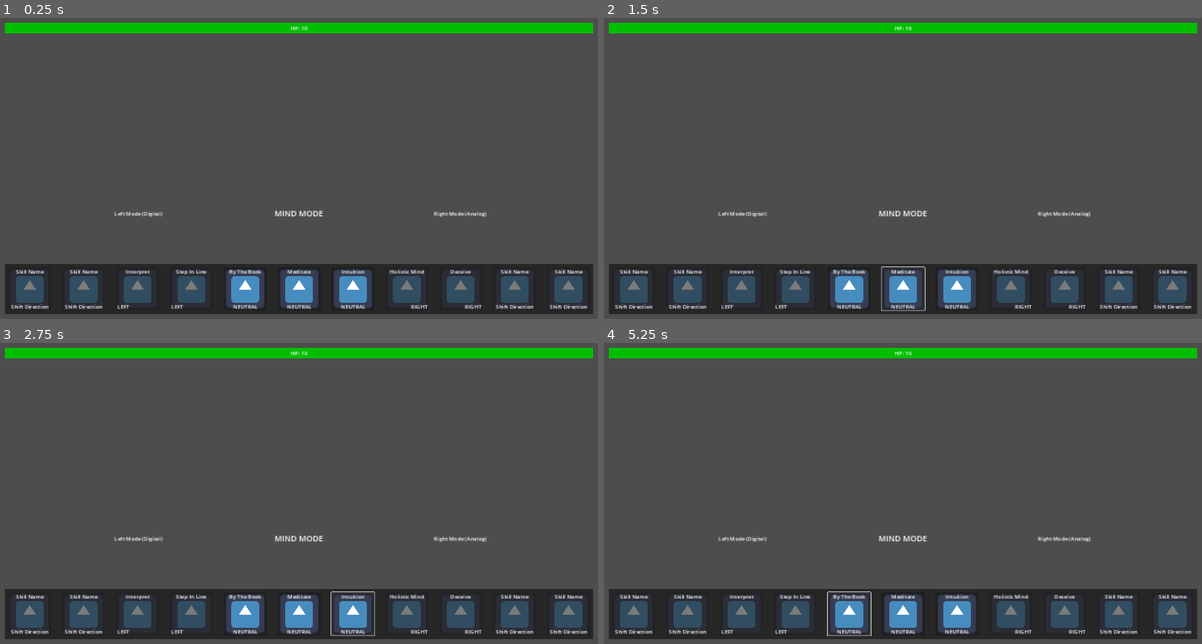
Above: before the commit, frames 1-4 (two rows, left to right).
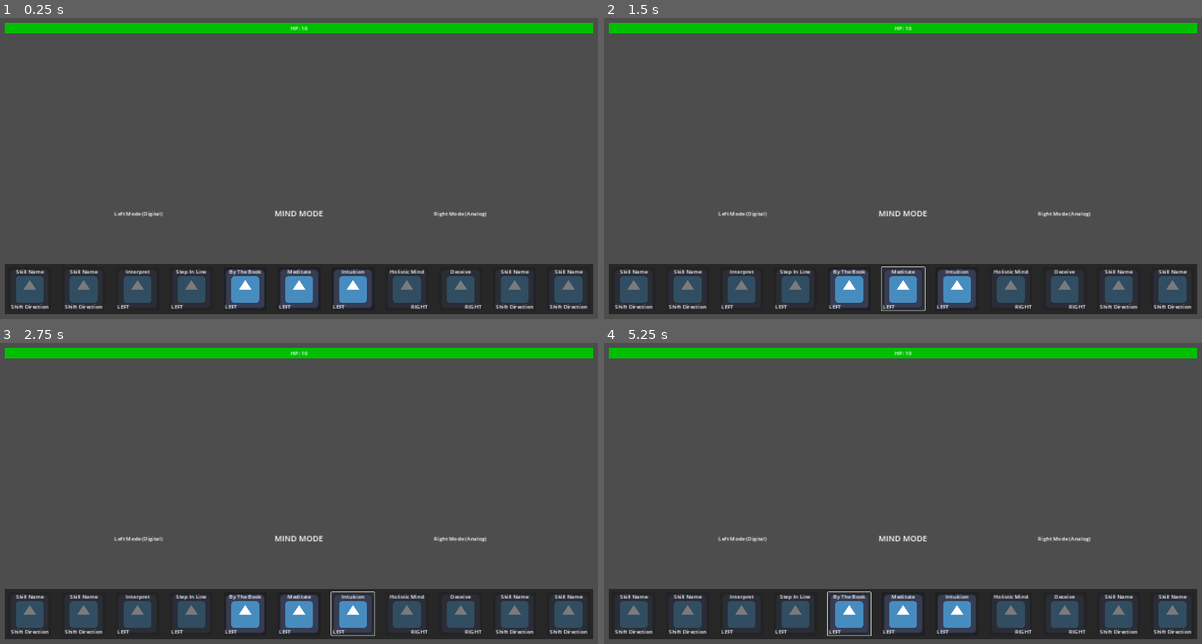
Above: after the commit, the same moments.

Repository: parallax-rat/Brainwave
Game: Godot game, scene res://Scenes/combat_test.tscn
Two runs of this game, one before a commit and one after it. Both use one fixed random seed, a clock stepped at 60 frames per second and the inputs below. The engine's default icon, where the game draws it, is replaced by a stand-in: a white triangle on a blue panel in a dark square.
Inputs:
- Up to frame 1 (0.25 s): no input
- Up to frame 2 (1.5 s): click "By The Book" at 0.5 s; click "Meditate" at 1.25 s
- Up to frame 3 (2.75 s): click "Intuition" at 2 s
- Up to frame 4 (5.25 s): click "By The Book" at 2.75 s; click "Meditate" at 3.5 s; click "Intuition" at 4.25 s; click "By The Book" at 5 s

The runs differ from the first frame. In frame 1, 0.2% of the frame differs, in the area x 37-62%, y 95-97%; in frame 2, 0.2%; in frame 3, 0.2%; in frame 4, 0.2%.

Commit message:
more changes

Diff:
--- a/Resources/Skills/Left/Interpret.tres
+++ b/Resources/Skills/Left/Interpret.tres
@@ -8,7 +8,8 @@
 description = ""
 bonus_effect = "For each skipped enemy turn, increase Logic Paradox's next damage dealt."
 skill_type = 0
-damage = 2
+step_value = 2
+damage = 2.0
 healing = 0
 multiplier = 1.0
 linked_skills = Array[ExtResource("1_cmohw")]([])
--- a/Resources/Skills/Left/Step in Line.tres
+++ b/Resources/Skills/Left/Step in Line.tres
@@ -8,8 +8,8 @@
 description = ""
 bonus_effect = "If enemy has a debuff, add +1 to its duration, and skip their turn."
 skill_type = 0
-shift_direction = 0
-damage = 1
+step_value = 0
+damage = 1.0
 healing = 0
-multiplier = 0.0
+multiplier = 1.0
 linked_skills = Array[ExtResource("1_iwqws")]([])
--- a/Resources/Skills/Neutral/By The Book.tres
+++ b/Resources/Skills/Neutral/By The Book.tres
@@ -7,8 +7,9 @@
 skill_name = "By The Book"
 description = "Utilize your left mode. Protects you from enemy debuffs for 1 turn."
 bonus_effect = "Reflect enemy debuffs back toward them for the next 2 turns."
-skill_type = 1
-damage = 1
+skill_type = 0
+step_value = 1
+damage = 1.0
 healing = 0
-multiplier = 0.0
+multiplier = 1.0
 linked_skills = Array[ExtResource("1_erigl")]([])
--- a/Resources/Skills/Neutral/Intuition.tres
+++ b/Resources/Skills/Neutral/Intuition.tres
@@ -7,8 +7,9 @@
 skill_name = "Intuition"
 description = "Utilize your right mode. Prevents the enemy from being buffed for 1 turn."
 bonus_effect = "Steal enemy buffs for the next 2 turns."
-skill_type = 1
-damage = 1
+skill_type = 0
+step_value = 1
+damage = 1.0
 healing = 0
-multiplier = 0.0
+multiplier = 1.0
 linked_skills = Array[ExtResource("1_qanyq")]([])
--- a/Resources/Skills/Neutral/Meditate.tres
+++ b/Resources/Skills/Neutral/Meditate.tres
@@ -7,9 +7,10 @@
 skill_name = "Meditate"
 description = "Balanced mind, balanced health. Slow the frequency of your brainwaves, restoring [h] health."
 bonus_effect = "Next Turn: Block all damage from the enemy, and heal for that amount instead."
-skill_type = 1
-shift_direction = 1
-damage = 0
+skill_type = 0
+step_value = 1
+step_direction = 0
+damage = 0.0
 healing = 1
-multiplier = 0.0
+multiplier = 1.0
 linked_skills = Array[ExtResource("1_shug4")]([])
--- a/Scenes/combat_test.tscn
+++ b/Scenes/combat_test.tscn
@@ -1,8 +1,8 @@
 [gd_scene load_steps=17 format=3 uid="uid://dgotg08v1neoe"]
 
 [ext_resource type="Script" path="res://Scripts/game.gd" id="1_4yies"]
-[ext_resource type="Script" path="res://Scripts/player.gd" id="1_xuo7j"]
 [ext_resource type="PackedScene" uid="uid://7f812eakfokw" path="res://Scenes/skill_button.tscn" id="2_2yfi3"]
+[ext_resource type="Script" path="res://Scripts/player_health_bar.gd" id="2_koa7l"]
 [ext_resource type="Resource" uid="uid://dhs5yjl57b5oe" path="res://Resources/Skills/Left/Interpret.tres" id="4_gojse"]
 [ext_resource type="Resource" uid="uid://b1rnhk2ui35hv" path="res://Resources/Skills/Neutral/By The Book.tres" id="4_syuua"]
 [ext_resource type="Resource" uid="uid://c4ydkggb4vvjt" path="res://Resources/Skills/Left/Step in Line.tres" id="4_tmc7s"]
@@ -35,12 +35,7 @@
 
 [node name="CombatTest" type="Node2D"]
 script = ExtResource("1_4yies")
-
-[node name="Player" type="Node" parent="." node_paths=PackedStringArray("healthBar")]
-script = ExtResource("1_xuo7j")
-health = 10
-healthBar = NodePath("../GUI/CenterContainer/PlayerHealthBar")
-brain_wave = 4
+health = 6
 
 [node name="GUI" type="Control" parent="."]
 layout_mode = 3
@@ -64,7 +59,7 @@
 grow_horizontal = 2
 grow_vertical = 2
 
-[node name="PlayerHealthBar" type="ProgressBar" parent="GUI/CenterContainer"]
+[node name="PlayerHealthBar" type="ProgressBar" parent="GUI/CenterContainer" node_paths=PackedStringArray("hp_display_val")]
 custom_minimum_size = Vector2(0, 32)
 layout_mode = 2
 theme_override_styles/background = SubResource("StyleBoxFlat_7mom1")
@@ -73,6 +68,8 @@
 step = 1.0
 value = 10.0
 show_percentage = false
+script = ExtResource("2_koa7l")
+hp_display_val = NodePath("HBoxContainer/HPVal")
 
 [node name="HBoxContainer" type="HBoxContainer" parent="GUI/CenterContainer/PlayerHealthBar"]
 layout_mode = 1
@@ -97,7 +94,7 @@
 horizontal_alignment = 1
 vertical_alignment = 1
 
-[node name="Label2" type="Label" parent="GUI/CenterContainer/PlayerHealthBar/HBoxContainer"]
+[node name="HPVal" type="Label" parent="GUI/CenterContainer/PlayerHealthBar/HBoxContainer"]
 layout_mode = 2
 size_flags_horizontal = 4
 text = "10"
@@ -198,126 +195,126 @@
 theme_override_constants/separation = 32
 alignment = 1
 
-[node name="LeftActionBar" type="HBoxContainer" parent="GUI/CenterContainer/VBoxContainer/PanelContainer/MarginContainer/HBoxContainer"]
+[node name="LeftActionBar" type="HBoxContainer" parent="GUI/CenterContainer/VBoxContainer/PanelContainer/MarginContainer/HBoxContainer" groups=["action_bars"]]
 layout_mode = 2
 size_flags_horizontal = 10
 theme_override_constants/separation = 32
 alignment = 1
 
-[node name="Left4" parent="GUI/CenterContainer/VBoxContainer/PanelContainer/MarginContainer/HBoxContainer/LeftActionBar" instance=ExtResource("2_2yfi3")]
-layout_mode = 2
-disabled = true
-
-[node name="Left3" parent="GUI/CenterContainer/VBoxContainer/PanelContainer/MarginContainer/HBoxContainer/LeftActionBar" instance=ExtResource("2_2yfi3")]
+[node name="LeftButton4" parent="GUI/CenterContainer/VBoxContainer/PanelContainer/MarginContainer/HBoxContainer/LeftActionBar" instance=ExtResource("2_2yfi3")]
+layout_mode = 2
+disabled = true
+
+[node name="LeftButton3" parent="GUI/CenterContainer/VBoxContainer/PanelContainer/MarginContainer/HBoxContainer/LeftActionBar" instance=ExtResource("2_2yfi3")]
 layout_mode = 2
 size_flags_horizontal = 10
-focus_neighbor_left = NodePath("../Interpret")
-focus_neighbor_right = NodePath("../Left4")
-focus_next = NodePath("../Left4")
-focus_previous = NodePath("../Interpret")
-disabled = true
-
-[node name="Interpret" parent="GUI/CenterContainer/VBoxContainer/PanelContainer/MarginContainer/HBoxContainer/LeftActionBar" instance=ExtResource("2_2yfi3")]
+focus_neighbor_left = NodePath("../LeftButton2")
+focus_neighbor_right = NodePath("../LeftButton4")
+focus_next = NodePath("../LeftButton4")
+focus_previous = NodePath("../LeftButton2")
+disabled = true
+
+[node name="LeftButton2" parent="GUI/CenterContainer/VBoxContainer/PanelContainer/MarginContainer/HBoxContainer/LeftActionBar" instance=ExtResource("2_2yfi3")]
 layout_mode = 2
 size_flags_horizontal = 10
-focus_neighbor_right = NodePath("../Left3")
-focus_next = NodePath("../Left3")
+focus_neighbor_right = NodePath("../LeftButton3")
+focus_next = NodePath("../LeftButton3")
 disabled = true
 skill = ExtResource("4_gojse")
 
-[node name="NeutralActionBar" type="HBoxContainer" parent="GUI/CenterContainer/VBoxContainer/PanelContainer/MarginContainer/HBoxContainer"]
+[node name="MiddleActionBar" type="HBoxContainer" parent="GUI/CenterContainer/VBoxContainer/PanelContainer/MarginContainer/HBoxContainer" groups=["action_bars"]]
 layout_mode = 2
 size_flags_horizontal = 6
 theme_override_constants/separation = 32
 alignment = 1
 
-[node name="Step In Line" parent="GUI/CenterContainer/VBoxContainer/PanelContainer/MarginContainer/HBoxContainer/NeutralActionBar" node_paths=PackedStringArray("enable_skill", "name_label", "shift_label") instance=ExtResource("2_2yfi3")]
-layout_mode = 2
-size_flags_horizontal = 1
-size_flags_vertical = 1
-focus_neighbor_right = NodePath("../Meditate")
-focus_next = NodePath("../Meditate")
+[node name="LeftButton1" parent="GUI/CenterContainer/VBoxContainer/PanelContainer/MarginContainer/HBoxContainer/MiddleActionBar" node_paths=PackedStringArray("enable_skill", "name_label", "shift_label") instance=ExtResource("2_2yfi3")]
+layout_mode = 2
+size_flags_horizontal = 1
+size_flags_vertical = 1
+focus_neighbor_right = NodePath("../NeutralButton2")
+focus_next = NodePath("../NeutralButton2")
 disabled = true
 skill = ExtResource("4_tmc7s")
-enable_skill = NodePath("../../LeftActionBar/Interpret")
-name_label = NodePath("../../LeftActionBar/Interpret/Name")
-shift_label = NodePath("../../LeftActionBar/Interpret/MarginContainer/ShiftDirectionLabel")
-
-[node name="By The Book" parent="GUI/CenterContainer/VBoxContainer/PanelContainer/MarginContainer/HBoxContainer/NeutralActionBar" node_paths=PackedStringArray("enable_skill", "disable_skill", "name_label", "shift_label") instance=ExtResource("2_2yfi3")]
-layout_mode = 2
-size_flags_horizontal = 1
-size_flags_vertical = 1
-focus_neighbor_right = NodePath("../Meditate")
-focus_next = NodePath("../Meditate")
+enable_skill = NodePath("../../LeftActionBar/LeftButton2")
+name_label = NodePath("../../LeftActionBar/LeftButton2/Name")
+shift_label = NodePath("../../LeftActionBar/LeftButton2/MarginContainer/ShiftDirectionLabel")
+
+[node name="NeutralButton1" parent="GUI/CenterContainer/VBoxContainer/PanelContainer/MarginContainer/HBoxContainer/MiddleActionBar" node_paths=PackedStringArray("enable_skill", "disable_skill", "name_label", "shift_label") instance=ExtResource("2_2yfi3")]
+layout_mode = 2
+size_flags_horizontal = 1
+size_flags_vertical = 1
+focus_neighbor_right = NodePath("../NeutralButton2")
+focus_next = NodePath("../NeutralButton2")
 skill = ExtResource("4_syuua")
-enable_skill = NodePath("../Step In Line")
-disable_skill = NodePath("../Intuition")
-name_label = NodePath("../../LeftActionBar/Interpret/Name")
-shift_label = NodePath("../../LeftActionBar/Interpret/MarginContainer/ShiftDirectionLabel")
-
-[node name="Meditate" parent="GUI/CenterContainer/VBoxContainer/PanelContainer/MarginContainer/HBoxContainer/NeutralActionBar" node_paths=PackedStringArray("name_label", "shift_label") instance=ExtResource("2_2yfi3")]
-layout_mode = 2
-size_flags_horizontal = 1
-size_flags_vertical = 1
-focus_neighbor_left = NodePath("../By The Book")
-focus_neighbor_right = NodePath("../Intuition")
-focus_next = NodePath("../Intuition")
-focus_previous = NodePath("../By The Book")
+enable_skill = NodePath("../LeftButton1")
+disable_skill = NodePath("../NeutralButton3")
+name_label = NodePath("../../LeftActionBar/LeftButton2/Name")
+shift_label = NodePath("../../LeftActionBar/LeftButton2/MarginContainer/ShiftDirectionLabel")
+
+[node name="NeutralButton2" parent="GUI/CenterContainer/VBoxContainer/PanelContainer/MarginContainer/HBoxContainer/MiddleActionBar" node_paths=PackedStringArray("name_label", "shift_label") instance=ExtResource("2_2yfi3")]
+layout_mode = 2
+size_flags_horizontal = 1
+size_flags_vertical = 1
+focus_neighbor_left = NodePath("../NeutralButton1")
+focus_neighbor_right = NodePath("../NeutralButton3")
+focus_next = NodePath("../NeutralButton3")
+focus_previous = NodePath("../NeutralButton1")
 skill = ExtResource("5_wwlx2")
-name_label = NodePath("../../LeftActionBar/Left3/Name")
-shift_label = NodePath("../../LeftActionBar/Left3/MarginContainer/ShiftDirectionLabel")
-
-[node name="Intuition" parent="GUI/CenterContainer/VBoxContainer/PanelContainer/MarginContainer/HBoxContainer/NeutralActionBar" node_paths=PackedStringArray("name_label", "shift_label") instance=ExtResource("2_2yfi3")]
+name_label = NodePath("../../LeftActionBar/LeftButton3/Name")
+shift_label = NodePath("../../LeftActionBar/LeftButton3/MarginContainer/ShiftDirectionLabel")
+
+[node name="NeutralButton3" parent="GUI/CenterContainer/VBoxContainer/PanelContainer/MarginContainer/HBoxContainer/MiddleActionBar" node_paths=PackedStringArray("name_label", "shift_label") instance=ExtResource("2_2yfi3")]
 layout_mode = 2
 size_flags_horizontal = 1
 size_flags_vertical = 1
 skill = ExtResource("6_ni2hc")
-name_label = NodePath("../../LeftActionBar/Left4/Name")
-shift_label = NodePath("../../LeftActionBar/Left4/MarginContainer/ShiftDirectionLabel")
-
-[node name="Holistic Mind" parent="GUI/CenterContainer/VBoxContainer/PanelContainer/MarginContainer/HBoxContainer/NeutralActionBar" node_paths=PackedStringArray("name_label", "shift_label") instance=ExtResource("2_2yfi3")]
+name_label = NodePath("../../LeftActionBar/LeftButton4/Name")
+shift_label = NodePath("../../LeftActionBar/LeftButton4/MarginContainer/ShiftDirectionLabel")
+
+[node name="RightButton1" parent="GUI/CenterContainer/VBoxContainer/PanelContainer/MarginContainer/HBoxContainer/MiddleActionBar" node_paths=PackedStringArray("name_label", "shift_label") instance=ExtResource("2_2yfi3")]
 layout_mode = 2
 size_flags_horizontal = 1
 size_flags_vertical = 1
 disabled = true
 skill = ExtResource("8_yrrqf")
-name_label = NodePath("../../LeftActionBar/Left4/Name")
-shift_label = NodePath("../../LeftActionBar/Left4/MarginContainer/ShiftDirectionLabel")
-
-[node name="RightActionBar" type="HBoxContainer" parent="GUI/CenterContainer/VBoxContainer/PanelContainer/MarginContainer/HBoxContainer"]
+name_label = NodePath("../../LeftActionBar/LeftButton4/Name")
+shift_label = NodePath("../../LeftActionBar/LeftButton4/MarginContainer/ShiftDirectionLabel")
+
+[node name="RightActionBar" type="HBoxContainer" parent="GUI/CenterContainer/VBoxContainer/PanelContainer/MarginContainer/HBoxContainer" groups=["action_bars"]]
 layout_mode = 2
 size_flags_horizontal = 2
 theme_override_constants/separation = 32
 alignment = 1
 
-[node name="Deceive" parent="GUI/CenterContainer/VBoxContainer/PanelContainer/MarginContainer/HBoxContainer/RightActionBar" node_paths=PackedStringArray("name_label", "shift_label") instance=ExtResource("2_2yfi3")]
+[node name="RightButton2" parent="GUI/CenterContainer/VBoxContainer/PanelContainer/MarginContainer/HBoxContainer/RightActionBar" node_paths=PackedStringArray("name_label", "shift_label") instance=ExtResource("2_2yfi3")]
 layout_mode = 2
 size_flags_horizontal = 2
-focus_neighbor_right = NodePath("../Right3")
-focus_next = NodePath("../Right3")
+focus_neighbor_right = NodePath("../RightButton3")
+focus_next = NodePath("../RightButton3")
 disabled = true
 skill = ExtResource("10_rh13u")
-name_label = NodePath("../../LeftActionBar/Interpret/Name")
-shift_label = NodePath("../../LeftActionBar/Interpret/MarginContainer/ShiftDirectionLabel")
-
-[node name="Right3" parent="GUI/CenterContainer/VBoxContainer/PanelContainer/MarginContainer/HBoxContainer/RightActionBar" node_paths=PackedStringArray("name_label", "shift_label") instance=ExtResource("2_2yfi3")]
+name_label = NodePath("../../LeftActionBar/LeftButton2/Name")
+shift_label = NodePath("../../LeftActionBar/LeftButton2/MarginContainer/ShiftDirectionLabel")
+
+[node name="RightButton3" parent="GUI/CenterContainer/VBoxContainer/PanelContainer/MarginContainer/HBoxContainer/RightActionBar" node_paths=PackedStringArray("name_label", "shift_label") instance=ExtResource("2_2yfi3")]
 layout_mode = 2
 size_flags_horizontal = 2
 size_flags_vertical = 1
-focus_neighbor_left = NodePath("../Deceive")
-focus_neighbor_right = NodePath("../Right4")
-focus_next = NodePath("../Right4")
-focus_previous = NodePath("../Deceive")
-disabled = true
-name_label = NodePath("../../LeftActionBar/Left3/Name")
-shift_label = NodePath("../../LeftActionBar/Left3/MarginContainer/ShiftDirectionLabel")
-
-[node name="Right4" parent="GUI/CenterContainer/VBoxContainer/PanelContainer/MarginContainer/HBoxContainer/RightActionBar" node_paths=PackedStringArray("name_label", "shift_label") instance=ExtResource("2_2yfi3")]
+focus_neighbor_left = NodePath("../RightButton2")
+focus_neighbor_right = NodePath("../RightButton4")
+focus_next = NodePath("../RightButton4")
+focus_previous = NodePath("../RightButton2")
+disabled = true
+name_label = NodePath("../../LeftActionBar/LeftButton3/Name")
+shift_label = NodePath("../../LeftActionBar/LeftButton3/MarginContainer/ShiftDirectionLabel")
+
+[node name="RightButton4" parent="GUI/CenterContainer/VBoxContainer/PanelContainer/MarginContainer/HBoxContainer/RightActionBar" node_paths=PackedStringArray("name_label", "shift_label") instance=ExtResource("2_2yfi3")]
 layout_mode = 2
 size_flags_horizontal = 2
 size_flags_vertical = 1
 disabled = true
-name_label = NodePath("../../LeftActionBar/Left4/Name")
-shift_label = NodePath("../../LeftActionBar/Left4/MarginContainer/ShiftDirectionLabel")
-
-[connection signal="pressed" from="GUI/CenterContainer/VBoxContainer/PanelContainer/MarginContainer/HBoxContainer/NeutralActionBar/By The Book" to="GUI/CenterContainer/VBoxContainer/PanelContainer/MarginContainer/HBoxContainer/NeutralActionBar/By The Book" method="_on_pressed"]
+name_label = NodePath("../../LeftActionBar/LeftButton4/Name")
+shift_label = NodePath("../../LeftActionBar/LeftButton4/MarginContainer/ShiftDirectionLabel")
+
+[connection signal="hp_changed" from="." to="GUI/CenterContainer/PlayerHealthBar" method="_on_hp_changed"]
--- a/Scenes/skill_button.tscn
+++ b/Scenes/skill_button.tscn
@@ -3,7 +3,7 @@
 [ext_resource type="Texture2D" uid="uid://dcwcwy1ckkdoh" path="res://icon.svg" id="1_16ftu"]
 [ext_resource type="Script" path="res://Scripts/skill_button.gd" id="2_utbrm"]
 
-[node name="Button" type="Button" node_paths=PackedStringArray("name_label", "shift_label") groups=["SkillButtons"]]
+[node name="Button" type="Button" node_paths=PackedStringArray("name_label", "shift_label") groups=["skill_buttons"]]
 custom_minimum_size = Vector2(128, 128)
 offset_right = 128.0
 offset_bottom = 128.0
@@ -44,3 +44,5 @@
 size_flags_vertical = 0
 text = "Skill Name"
 horizontal_alignment = 1
+
+[connection signal="pressed" from="." to="." method="_on_pressed"]
--- a/Scripts/game.gd
+++ b/Scripts/game.gd
@@ -1,6 +1,33 @@
-extends Node
+extends Node2D
 
-@export var player : Node
-@export var actionBar : Node
-@export var mindWaveBar : Node
-var skills
+signal hp_changed(new_hp)
+enum MindStates {
+	FULL_LEFT, LEFT_3, LEFT_2, LEFT_1,
+	FULL_NEUTRAL,
+	RIGHT_1, RIGHT_2, RIGHT_3, FULL_RIGHT}
+
+@export var health : int :
+	get:
+		return health
+	set(new_health):
+		health = new_health
+		hp_changed.emit(new_health)
+@export var mind_state : MindStates
+var health_display : Label
+var active_skills = {}
+var skill_buttons
+
+func _ready():
+	skill_buttons = get_tree().get_nodes_in_group("skill_buttons")
+	mind_state = MindStates.FULL_NEUTRAL
+	printt("Starting Mind State: ",MindStates.keys()[mind_state])
+	call_deferred("connect_buttons")
+
+func connect_buttons():
+	for i in skill_buttons:
+		i.activate_skill.connect(_on_activate_skill)
+
+func _on_activate_skill(skill):
+	if mind_state != MindStates.FULL_NEUTRAL:
+		if skill.skill_type == skill.SkillTypes.NEUTRAL:
+			pass
--- a/Scripts/player.gd
+++ /dev/null
@@ -1,15 +0,0 @@
-extends Node
-
-enum BrainWaves {
-	LEFT_4, LEFT_3, LEFT_2, LEFT_1,
-	NEUTRAL,
-	RIGHT_1, RIGHT_2, RIGHT_3, RIGHT_4}
-
-@export var health : int
-@export var healthBar : Node
-@export var brain_wave : BrainWaves
-var active_skills = {}
-
-func _ready():
-	brain_wave = BrainWaves.NEUTRAL
-	healthBar.value = health
--- /dev/null
+++ b/Scripts/player_health_bar.gd
@@ -0,0 +1,7 @@
+extends ProgressBar
+
+@export var hp_display_val : Label
+
+func _on_hp_changed(new_hp):
+	value = new_hp
+	hp_display_val.text = str(new_hp)
--- a/Scripts/skill_button.gd
+++ b/Scripts/skill_button.gd
@@ -1,7 +1,9 @@
 class_name SkillButton
 extends Button
 
-@export var skill : Skill:
+signal activate_skill(skill_name:Skill)
+
+@export var skill : Skill :
 	get:
 		return skill
 	set(new_skill):
@@ -27,6 +29,5 @@
 	shift_label.text = skill.get_shift_direction()[0]
 	shift_label.horizontal_alignment = skill.get_shift_direction()[1]
 
-
 func _on_pressed():
-	pass # Replace with function body.
+	activate_skill.emit(skill)
--- a/Scripts/skill_resource.gd
+++ b/Scripts/skill_resource.gd
@@ -1,7 +1,8 @@
 class_name Skill
 extends Resource
 
-enum SkillType {LEFT, NEUTRAL, RIGHT}
+enum SkillType {LEFT = -1, NEUTRAL = 0, RIGHT = 1}
+enum StepValue {ONE_STEP = 1, TWO_STEPS = 2}
 
 const DAMAGE = "[d]"
 const HEALING = "[h]"
@@ -12,9 +13,10 @@
 @export_multiline var description : String
 @export_multiline var bonus_effect: String
 @export var skill_type : SkillType
-@export var damage : int
+@export var step_value : StepValue
+@export var damage : float
 @export var healing : int
-@export var multiplier : float = 1
+@export var multiplier : float = 1.0
 @export var linked_skills : Array[Skill]
 
 func get_description() -> String:
@@ -26,8 +28,8 @@
 func get_shift_direction():
 	return [str(SkillType.keys()[skill_type]),skill_type]
 
-func get_damage() -> int:
+func get_damage() -> float:
 	return (damage * multiplier)
 
-func get_healing() -> int:
+func get_healing() -> float:
 	return (healing * multiplier)
--- a/global.gd
+++ /dev/null
@@ -1,5 +0,0 @@
-extends Node
-
-const LEFT = ["Left",0]
-const NEUTRAL = ["Neutral",1]
-const RIGHT = ["Right",2]
--- a/project.godot
+++ b/project.godot
@@ -14,10 +14,6 @@
 run/main_scene="res://Scenes/combat_test.tscn"
 config/features=PackedStringArray("4.1", "Forward Plus")
 config/icon="res://Sprites/brain (2).svg"
-
-[autoload]
-
-Global="*res://global.gd"
 
 [display]
 
